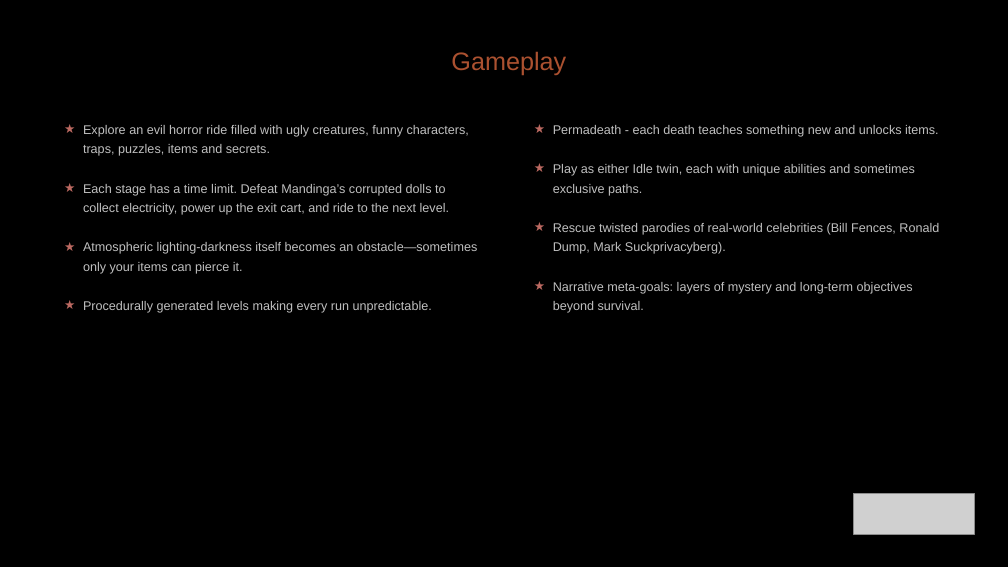
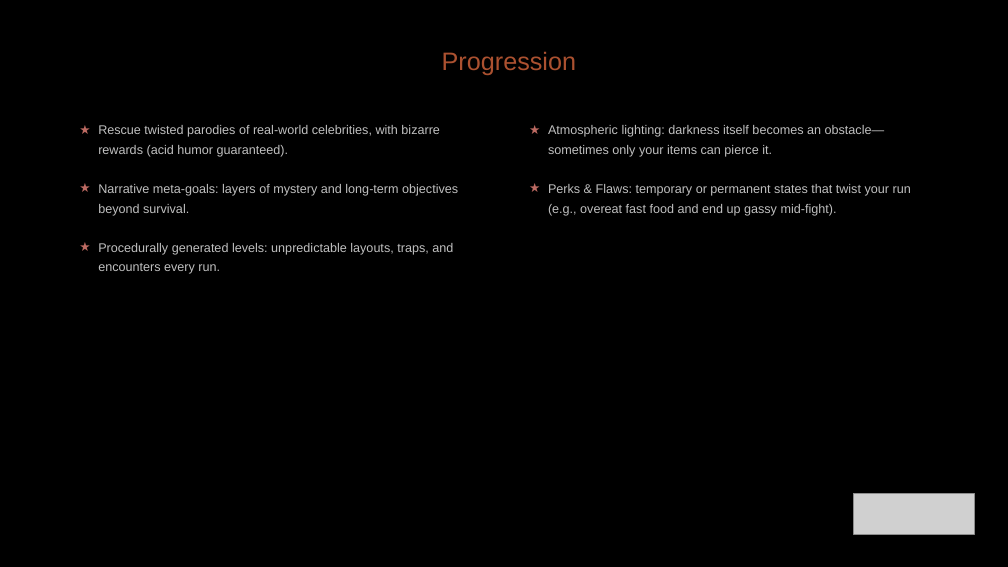
Before and after one commit to diegohcanepa/Remizione, a slide deck: slide 7 of Pitch Deck.pptx (slide 6 before the commit). Drawn at 1008x567 pixels with LibreOffice and Linux fonts; fonts in the diff are those of the drawing; grey boxes stand for pictures; background and template pictures are left out. Boxes give left, top, right and bottom in pixels: in the first picture for what was removed or moved away, otherwise in the second. Text is boxed around its words. In the diff, an @@ line names an element or a change of style, - is before the commit and + after.

Commit message:
Improved pitch deck.

```diff
--- a/Pitch Deck.pptx
+++ b/Pitch Deck.pptx
@@ text at <box>442,51,576,75</box>: text changed @@
-Gameplay
+Progression
@@ subtitle at <box>98,125,458,274</box>: text changed @@
-★ Explore an evil horror ride filled with ugly creatures, funny characters, traps, puzzles, items and secrets.
-★ Each stage has a time limit. Defeat Mandinga’s corrupted dolls to collect electricity, power up the exit cart, and ride to the next level.
-★ Atmospheric lighting-darkness itself becomes an obstacle—sometimes only your items can pierce it.
-★ Procedurally generated levels making every run unpredictable.
+★ Rescue twisted parodies of real-world celebrities, with bizarre rewards (acid humor guaranteed).
+★ Narrative meta-goals: layers of mystery and long-term objectives beyond survival.
+★ Procedurally generated levels: unpredictable layouts, traps, and encounters every run.
@@ text at <box>548,125,911,216</box>: text changed @@
-★ Permadeath - each death teaches something new and unlocks items.
-★ Play as either Idle twin, each with unique abilities and sometimes exclusive paths.
-★ Rescue twisted parodies of real-world celebrities (Bill Fences, Ronald Dump, Mark Suckprivacyberg).
-★ Narrative meta-goals: layers of mystery and long-term objectives beyond survival.
+★ Atmospheric lighting: darkness itself becomes an obstacle—sometimes only your items can pierce it.
+★ Perks & Flaws: temporary or permanent states that twist your run (e.g., overeat fast food and end up gassy mid-fight).
```
Also in this commit, not shown: 9 other slides changed, 1 slide added.
